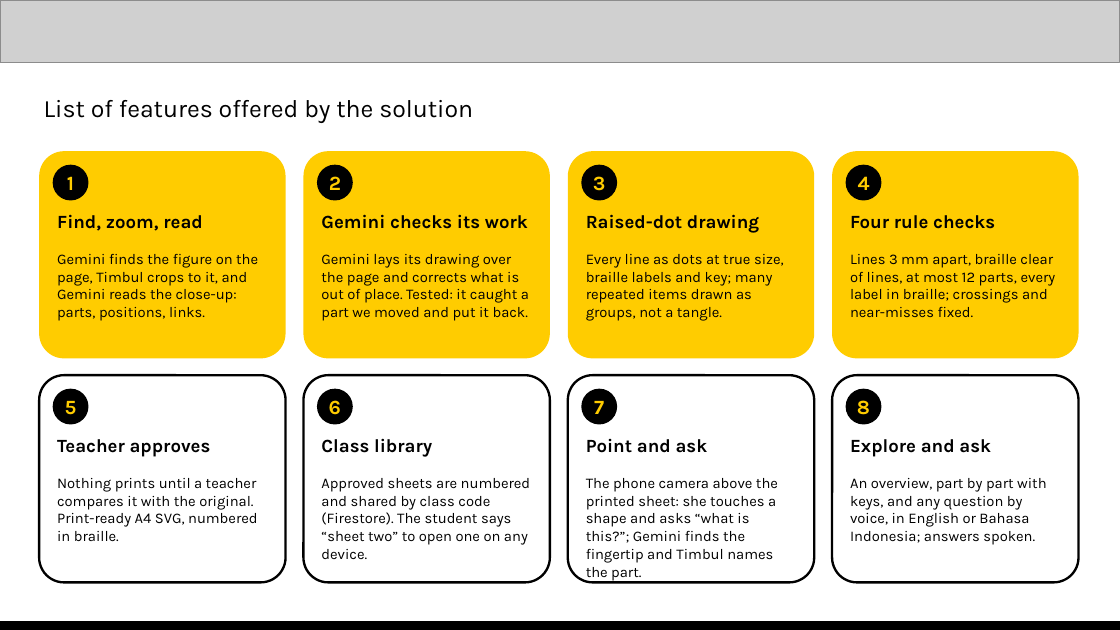
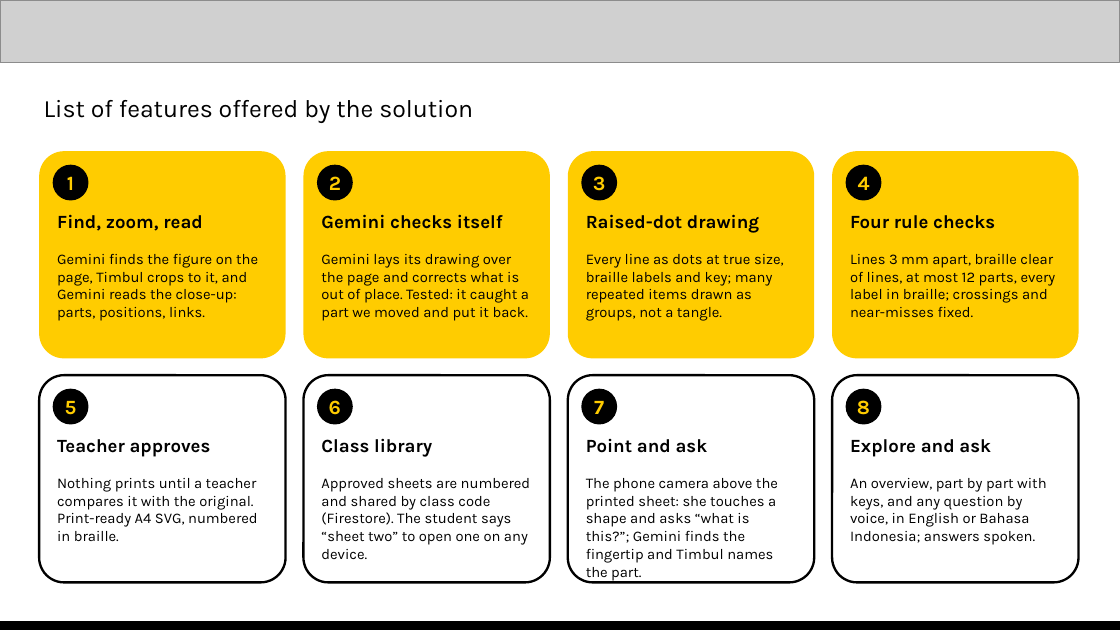
Before and after one commit to padmanabhan-r/timbul, a slide deck: slide 4 of deck/work/Timbul - AI Builder Cup.pptx. Drawn at 1120x630 pixels with LibreOffice and Linux fonts; fonts in the diff are those of the drawing; grey boxes stand for pictures. Boxes give left, top, right and bottom in pixels: in the first picture for what was removed or moved away, otherwise in the second. Text is boxed around its words. In the diff, an @@ line names an element or a change of style, - is before the commit and + after.

```diff
--- a/deck/work/Timbul - AI Builder Cup.pptx
+++ b/deck/work/Timbul - AI Builder Cup.pptx
@@ text at [321, 214, 503, 229]: text changed @@
-Gemini checks its work
+Gemini checks itself
```
Also in this commit, not shown: 1 other file.
